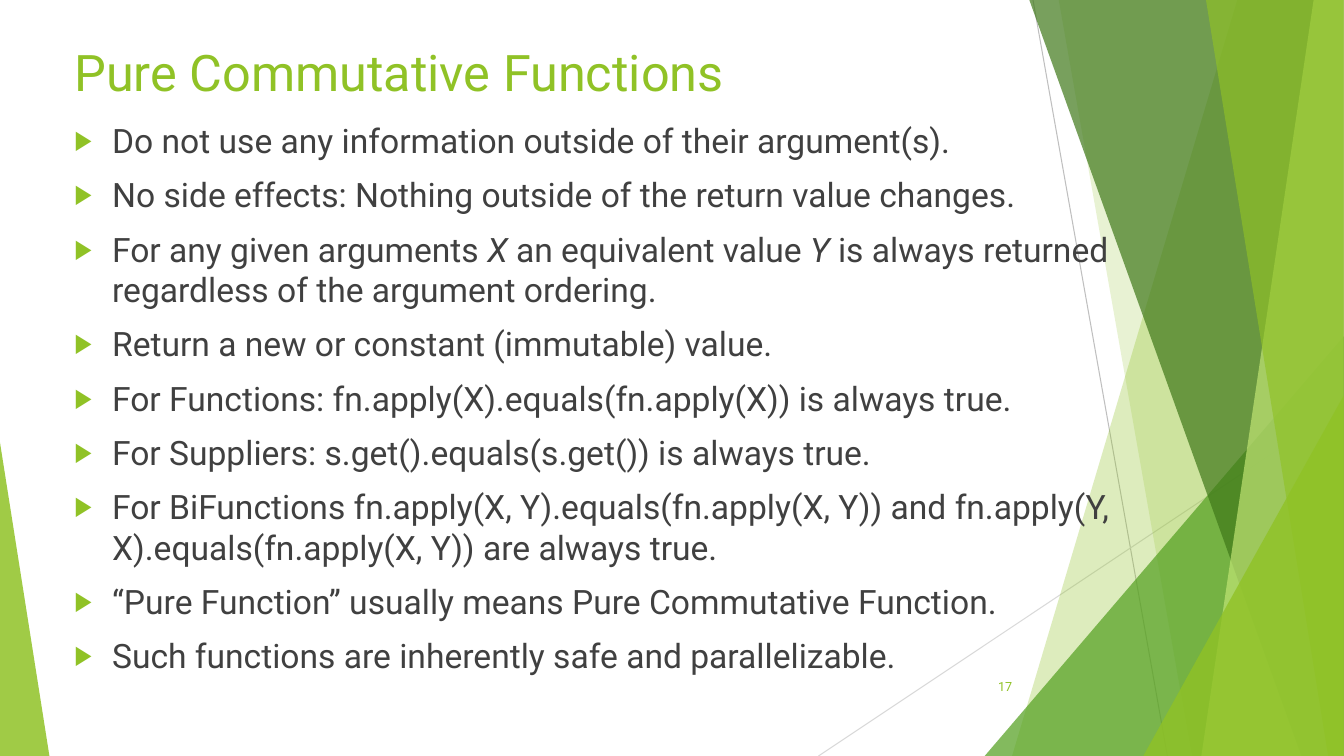
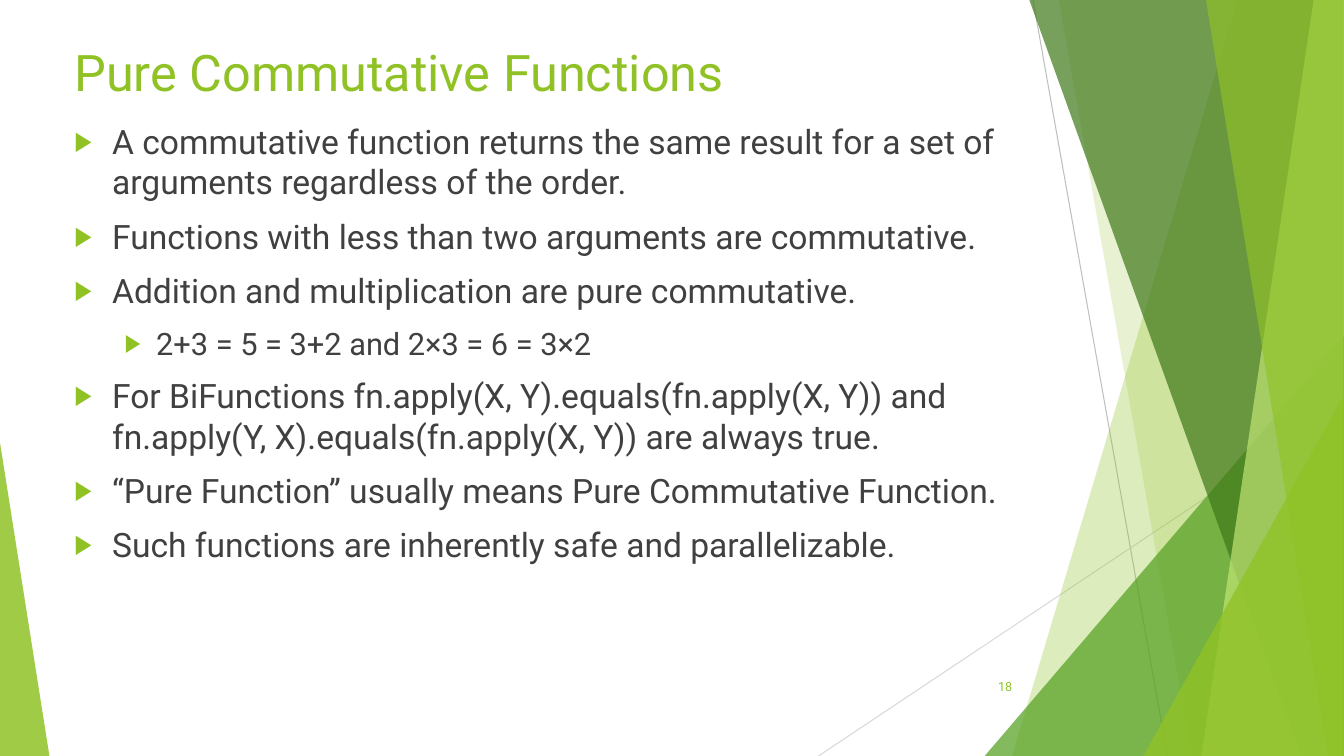
Before and after one commit to RichardRoda/2017-CodePaLOUsa-Lambda, a slide deck: slide 18 of Learning to Love the Lambda in the Stream.pptx (slide 17 before the commit). Drawn at 1344x756 pixels with LibreOffice and Linux fonts; fonts in the diff are those of the drawing. Boxes give left, top, right and bottom in pixels: in the first picture for what was removed or moved away, otherwise in the second. Text is boxed around its words. In the diff, an @@ line names an element or a change of style, - is before the commit and + after.

Commit message:
Cleanup slides.  Seperate concept of pure function and commutative function.

```diff
--- a/Learning to Love the Lambda in the Stream.pptx
+++ b/Learning to Love the Lambda in the Stream.pptx
@@ text at [112,128,994,356]: text changed @@
-▶ Do not use any information outside of their argument(s).
-▶ No side effects: Nothing outside of the return value changes.
-▶ For any given arguments X an equivalent value Y is always returned regardless of the argument ordering.
-▶ Return a new or constant (immutable) value.
-▶ For Functions: fn.apply(X).equals(fn.apply(X)) is always true.
-▶ For Suppliers: s.get().equals(s.get()) is always true.
+▶ A commutative function returns the same result for a set of arguments regardless of the order.
+▶ Functions with less than two arguments are commutative.
+▶ Addition and multiplication are pure commutative.
+  ▶ 2+3 = 5 = 3+2 and 2×3 = 6 = 3×2
@@ page number at [998,682,1012,691]: text changed @@
-17
+18
```
Also in this commit, not shown: 9 other slides changed, 1 slide added.
